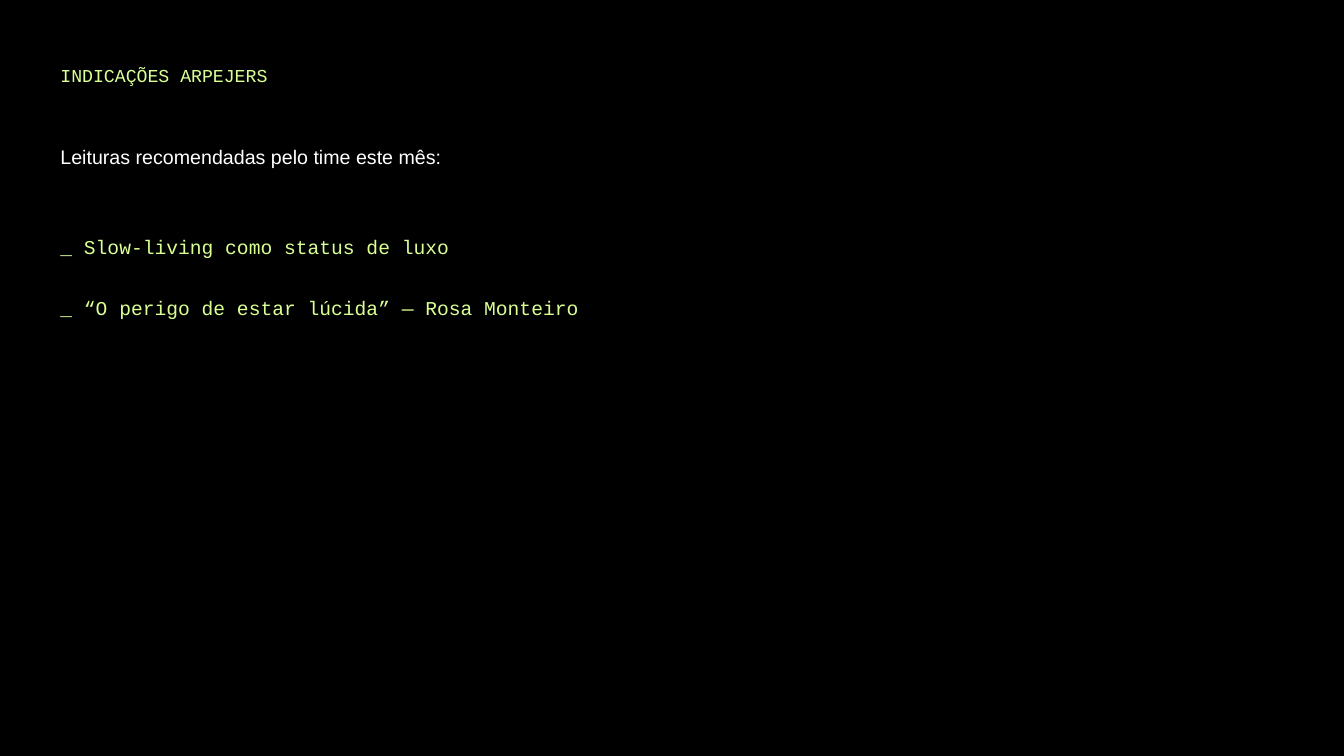
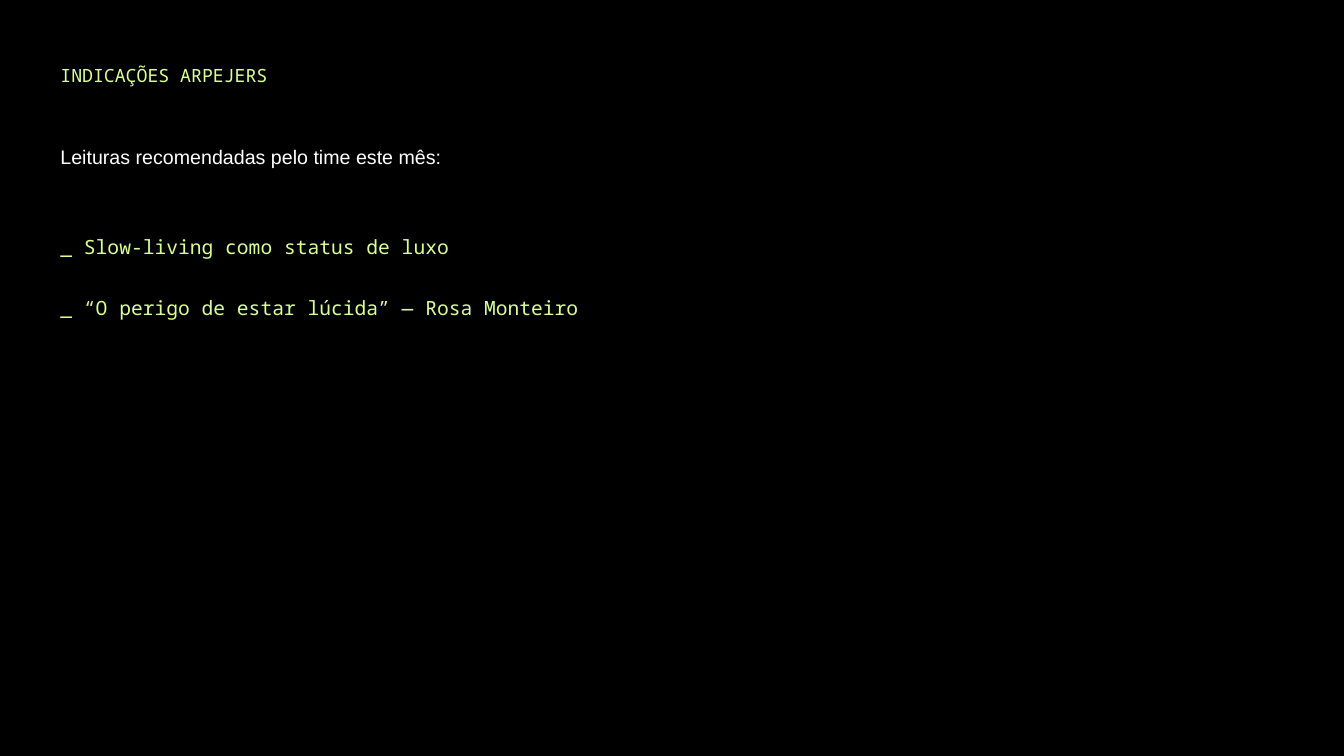
Before and after one commit to BiancaSchwanke/data-manipulation-exercises, a slide deck: slide 8 of entregas-agosto26/material-cliente-agosto26.pptx. Drawn at 1344x756 pixels with LibreOffice and Linux fonts; fonts in the diff are those of the drawing. Boxes give left, top, right and bottom in pixels: in the first picture for what was removed or moved away, otherwise in the second. Text is boxed around its words. In the diff, an @@ line names an element or a change of style, - is before the commit and + after.

```diff
--- a/entregas-agosto26/material-cliente-agosto26.pptx
+++ b/entregas-agosto26/material-cliente-agosto26.pptx
@@ font Courier New to Noto Sans Mono in 3 elements at (60, 65, 267, 87), (84, 239, 449, 259), (84, 300, 578, 320) @@
```
Also in this commit, not shown: 9 other slides changed, 4 other files.
